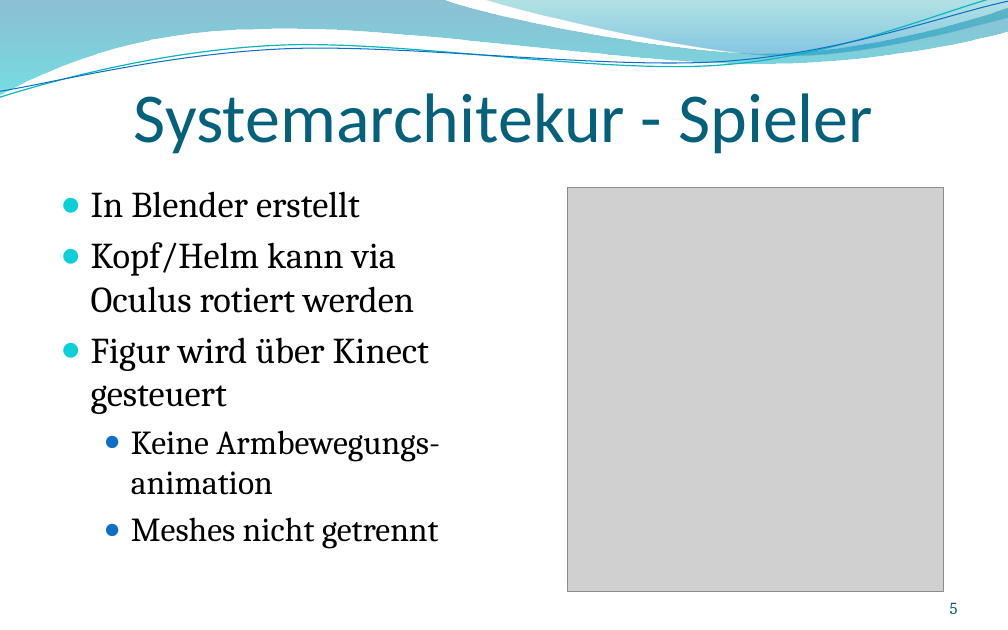
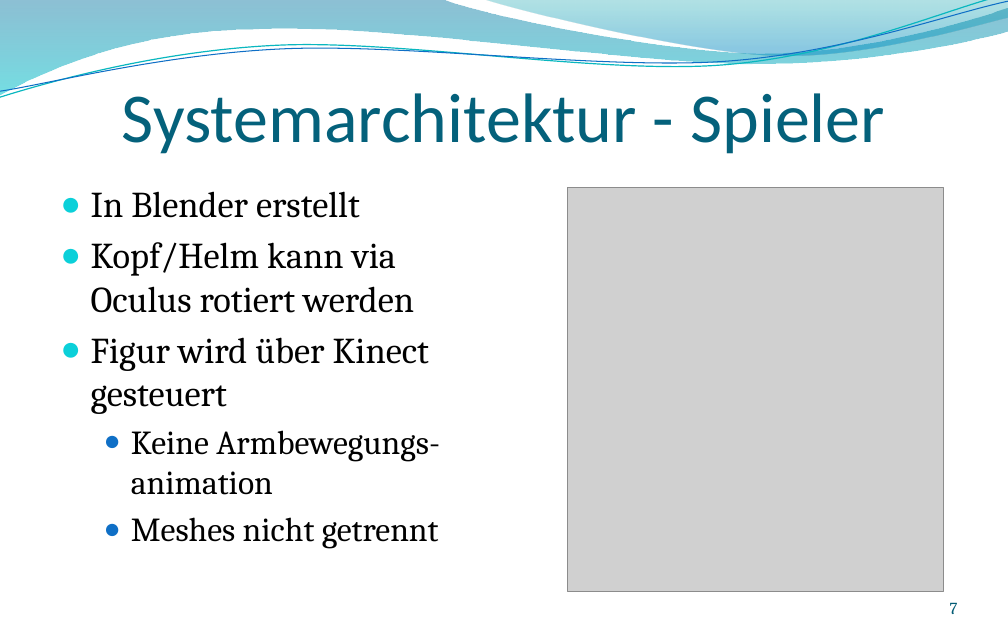
Before and after one commit to andreasdietze/Rift-Wingsuit, a slide deck: slide 7 of Präsentationen/Finale Präsentation/Finale-Präsentation-Rift-Wingsuit.pptx (slide 5 before the commit). Drawn at 1008x630 pixels with LibreOffice and Linux fonts; fonts in the diff are those of the drawing; grey boxes stand for pictures; background and template pictures are left out. Boxes give left, top, right and bottom in pixels: in the first picture for what was removed or moved away, otherwise in the second. Text is boxed around its words. In the diff, an @@ line names an element or a change of style, - is before the commit and + after.

```diff
--- a/Präsentationen/Finale Präsentation/Finale-Präsentation-Rift-Wingsuit.pptx
+++ b/Präsentationen/Finale Präsentation/Finale-Präsentation-Rift-Wingsuit.pptx
@@ title at (122, 93, 885, 154): text changed @@
-Systemarchitekur - Spieler
+Systemarchitektur - Spieler
@@ page number at (950, 602, 958, 614): text changed @@
-5
+7
```
Also in this commit, not shown: 10 other slides changed, 2 slides added.
